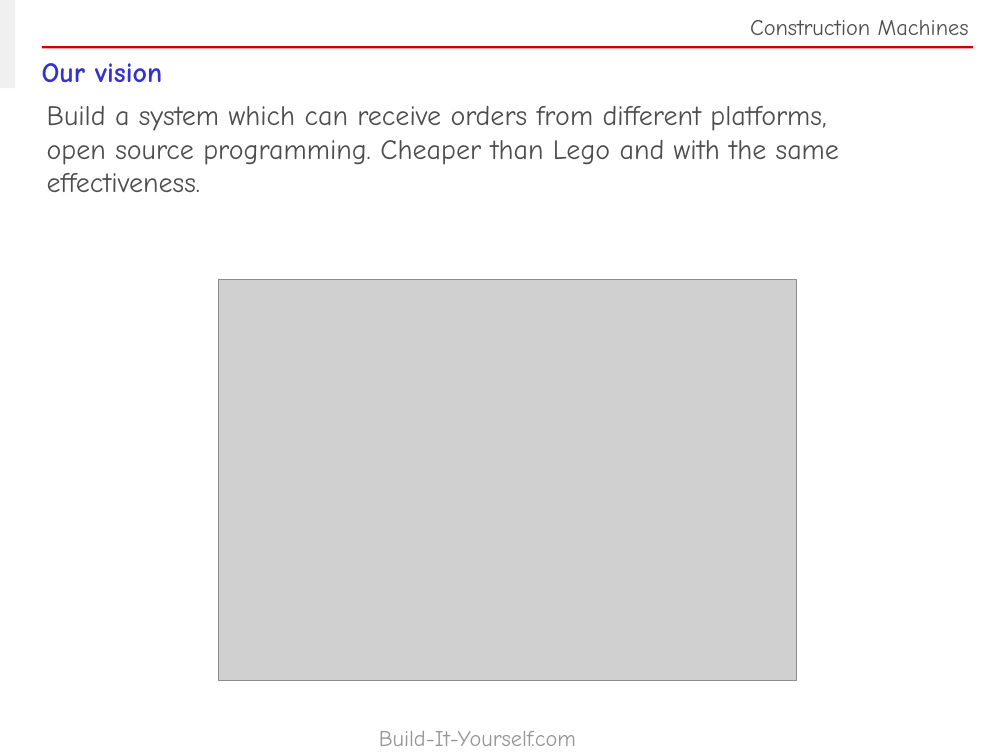
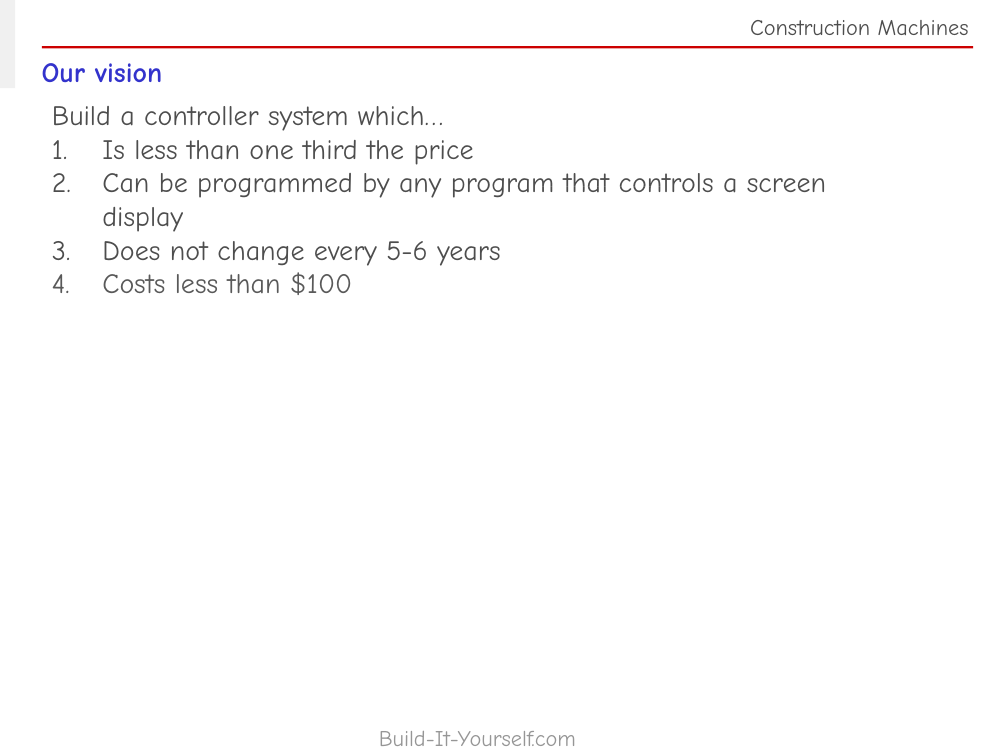
Before and after one commit to DanielGVPJ/Construction-System, a slide deck: slide 3 of Documentation/Presentation.pptx. Drawn at 1008x756 pixels with LibreOffice and Linux fonts; fonts in the diff are those of the drawing; grey boxes stand for pictures. Boxes give left, top, right and bottom in pixels: in the first picture for what was removed or moved away, otherwise in the second. Text is boxed around its words. In the diff, an @@ line names an element or a change of style, - is before the commit and + after.

```diff
--- a/Documentation/Presentation.pptx
+++ b/Documentation/Presentation.pptx
@@ text at (52, 106, 826, 295): text changed @@
-Build a system which can receive orders from different platforms, open source programming. Cheaper than Lego and with the same effectiveness.
+Build a controller system which…
+1. Is less than one third the price
+2. Can be programmed by any program that controls a screen display
+3. Does not change every 5-6 years
+4. Costs less than $100
@@ picture removed at (219, 279, 796, 680) @@
```
Also in this commit, not shown: 2 other slides changed, 1 slide added, 9 other files.
